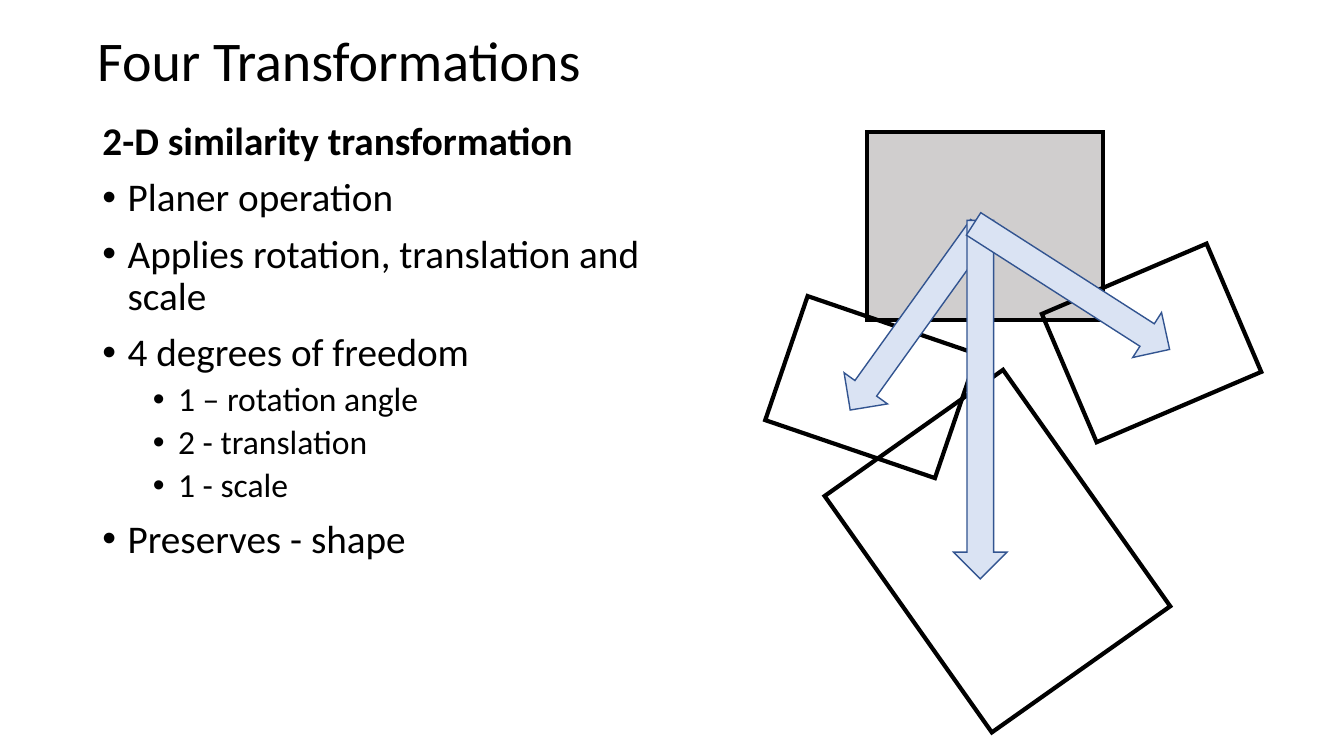
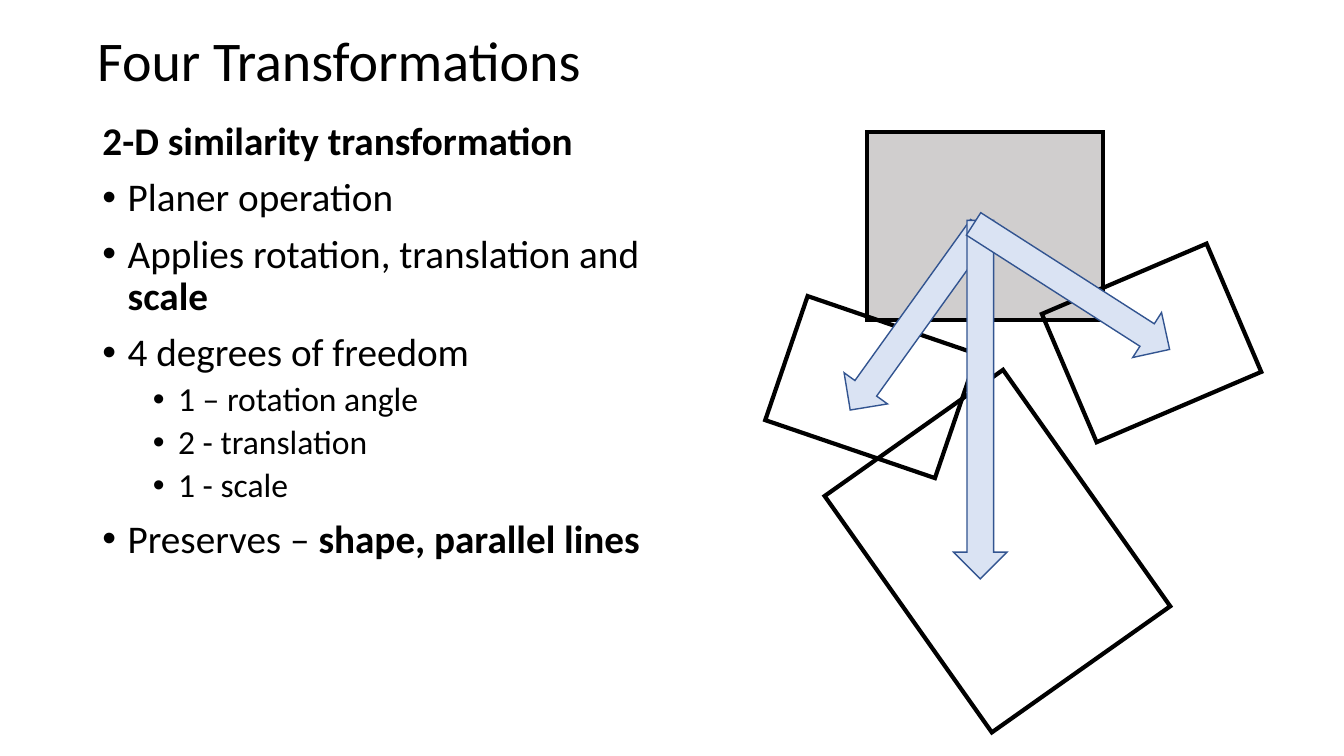
Before and after one commit to StephenElston/CSCI-E25, a slide deck: slide 32 of Slides/9_HomographyProjection.pptx (slide 31 before the commit). Drawn at 1344x756 pixels with LibreOffice and Linux fonts; fonts in the diff are those of the drawing. Boxes give left, top, right and bottom in pixels: in the first picture for what was removed or moved away, otherwise in the second. Text is boxed around its words. In the diff, an @@ line names an element or a change of style, - is before the commit and + after.

```diff
--- a/Slides/9_HomographyProjection.pptx
+++ b/Slides/9_HomographyProjection.pptx
@@ text at (x1=128, y1=240, x2=639, y2=311): bold on in "scale" @@
@@ text at (x1=128, y1=525, x2=640, y2=559): text changed; bold on @@
-• Preserves - shape
+• Preserves – shape, parallel lines
```
Also in this commit, not shown: 6 other slides changed, 2 slides added.
